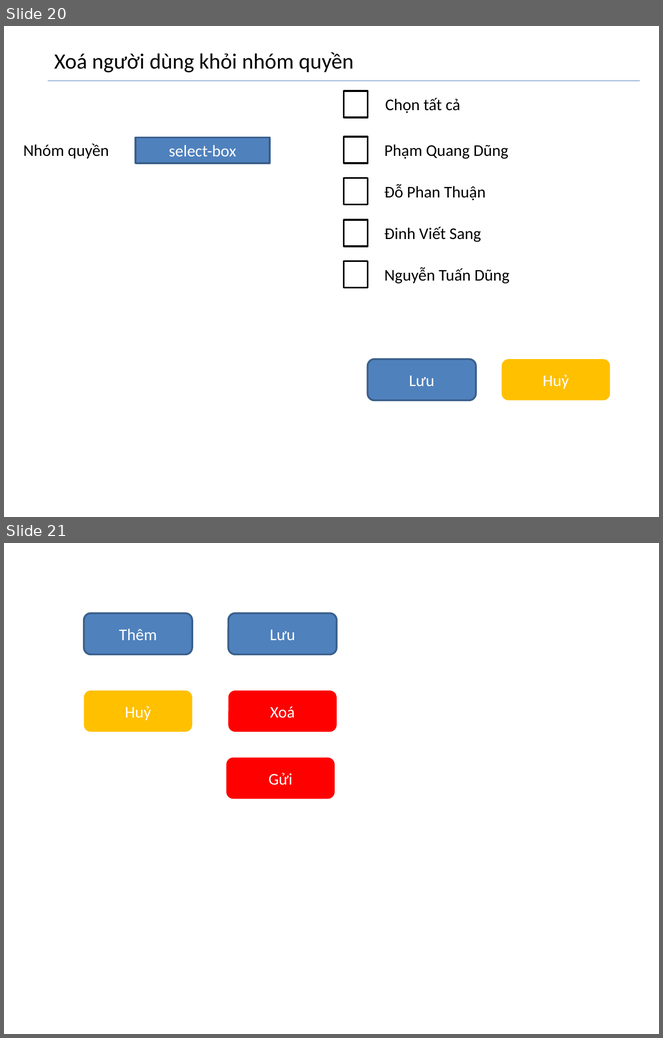
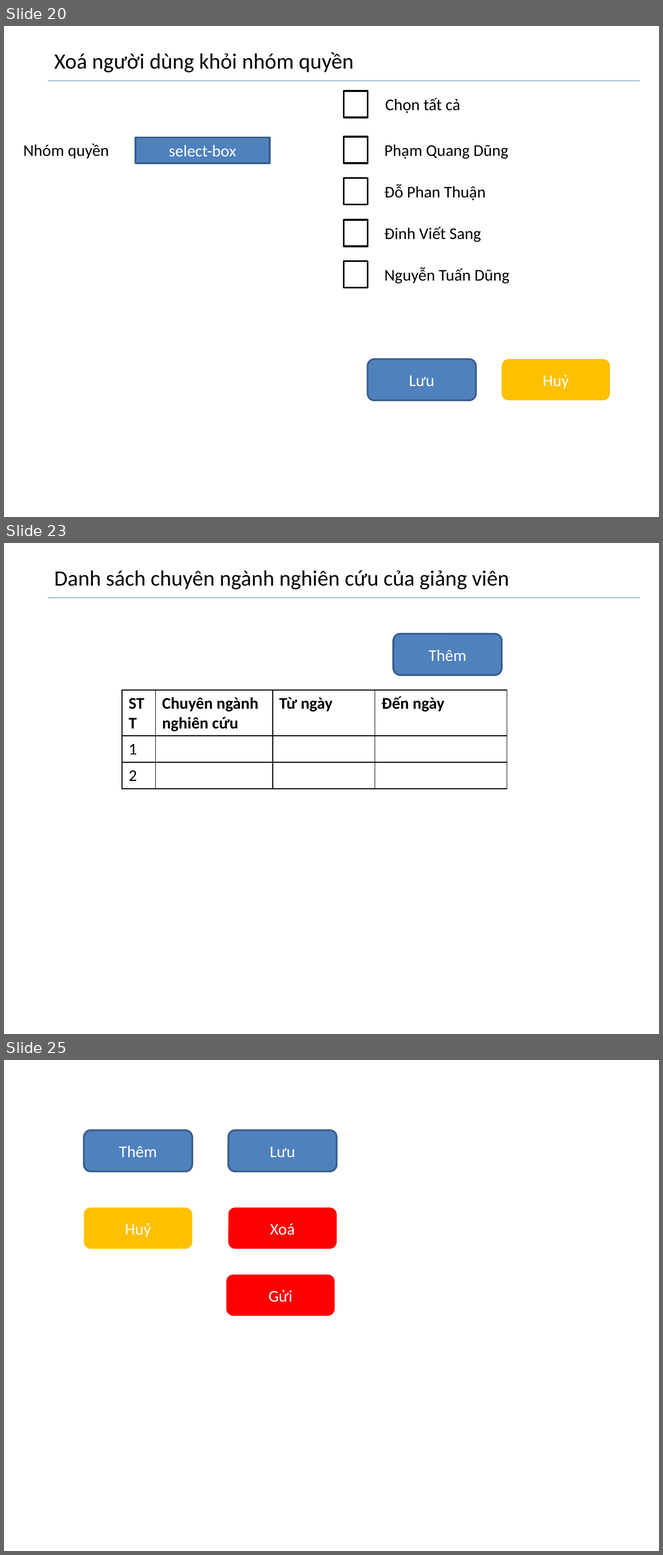
Before and after one commit to dungkhmt/bkofbiz, a slide deck: screen-ui-design/screen-ui-design.pptx. Shown one above the other, each under a label of ours: slides 20 and 21 before the commit, slides 20, 23 and 25 after it; the slides between them are not shown. The pictures are 663x1038 and 663x1555 pixels, drawn with LibreOffice and Linux fonts; fonts in the diff are those of the drawing. Boxes give left, top, right and bottom in pixels: in the first picture for what was removed or moved away, otherwise in the second. Text is boxed around its words. In the diff, an @@ line names an element or a change of style, - is before the commit and + after.

```diff
--- a/screen-ui-design/screen-ui-design.pptx
+++ b/screen-ui-design/screen-ui-design.pptx
@@ slide 23 added at [4, 543, 659, 1034], background #FFFFFF @@
@@ text added at [54, 570, 509, 590], 24 pt, text #000000 @@
+Danh sách chuyên ngành nghiên cứu của giảng viên
@@ line added from (48, 598) to (640, 598), #4B7EBC 0.75 pt @@
@@ rounded rectangle added at [393, 634, 501, 676], fill #4F81BD, outline #3A5F8C 2 pt, 18 pt, text #FFFFFF @@
+Thêm
@@ table added at [122, 690, 506, 788], 3 rows, 4 columns @@
+STT | Chuyên ngành nghiên cứu | Từ ngày | Đến ngày
+1 |  |  | 
+2 |  |  | 
@@ what was slide 21 is now slide 25 @@
```
Also in this commit, not shown: 3 other slides added, 7 other files.
